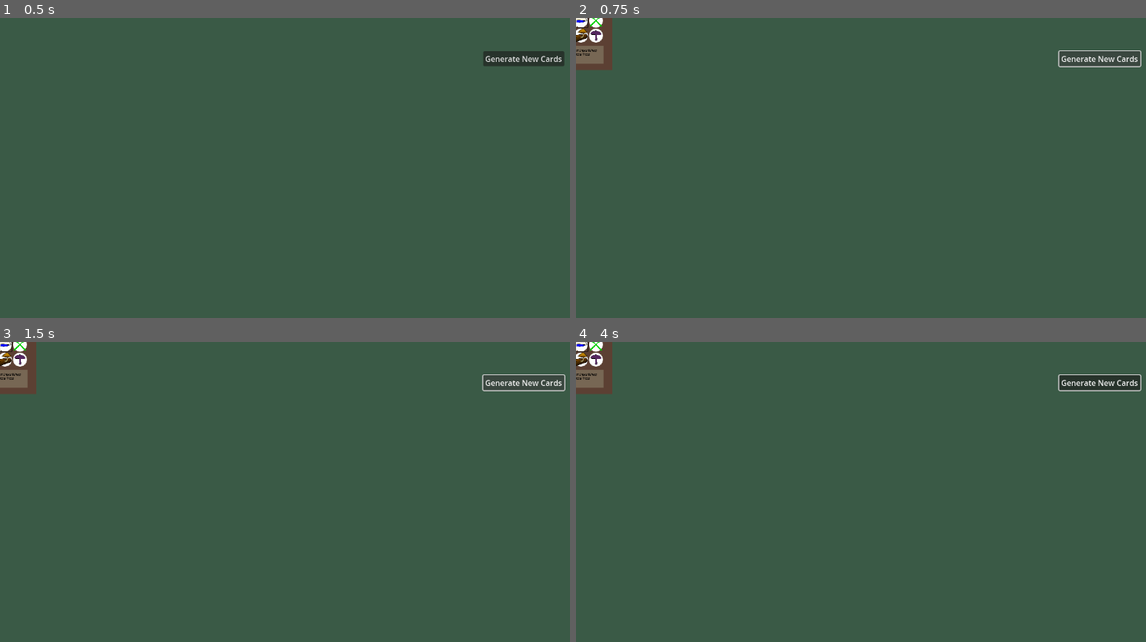
Above: before the commit, frames 1-4 (two rows, left to right).
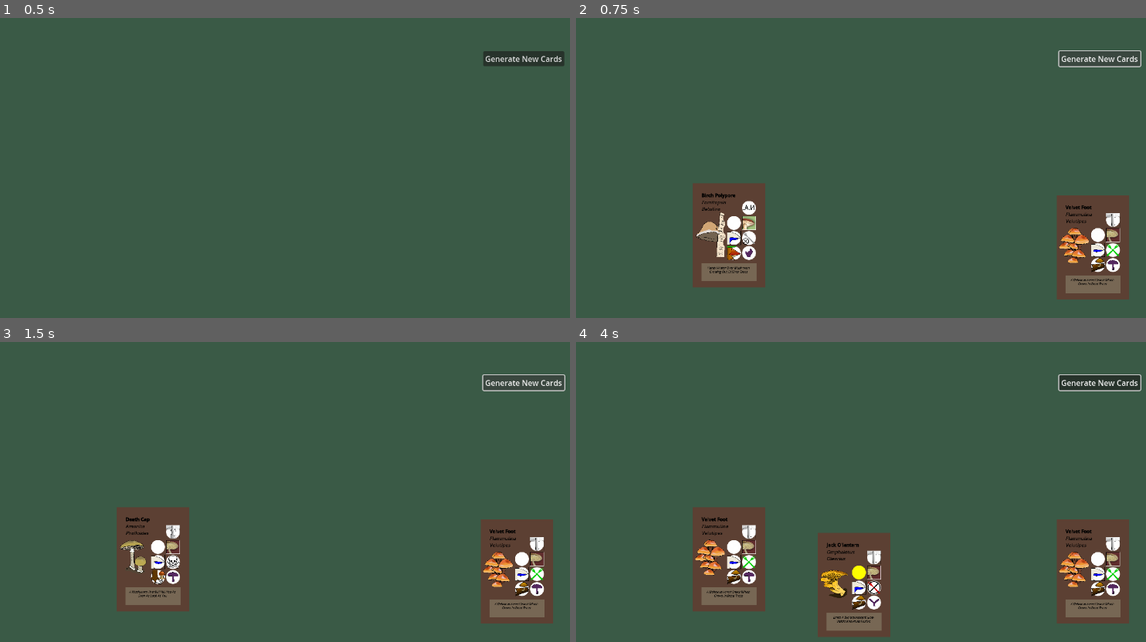
Above: after the commit, the same moments.

Repository: cyschneck/enoki-dokie
Game: Godot game, scene res://scenes/main.tscn
Two runs of this game, one before a commit and one after it. Both use one fixed random seed, a clock stepped at 60 frames per second and the inputs below.
Inputs (mouse positions are in pixels of both pictures, inside the frame that each line leads up to):
- Up to frame 1 (0.5 s): no input
- Up to frame 2 (0.75 s): click "Generate New Cards" at 0.5 s
- Up to frame 3 (1.5 s): click "Generate New Cards" at 1.25 s
- Up to frame 4 (4 s): click "Generate New Cards" at 2 s; tap Enter at 2.75 s; move the mouse to (1020, 498) at 2.77 s; click (1020, 498) at 2.92 s; tap Space at 3.5 s; drag from (764, 534) to (855, 585) at 3.52 s

Frame 1 is identical in both runs. In frame 2, 9.8% of the frame differs, in the area x 0-98%, y 0-94%; in frame 3, 9.8%; in frame 4, 14%, in the area x 0-98%, y 0-99%.

Commit message:
fix dragging, set card's global position

Diff:
--- a/enoki-dokie/project.godot
+++ b/enoki-dokie/project.godot
@@ -15,6 +15,10 @@
 config/features=PackedStringArray("4.3", "Mobile")
 config/icon="res://icon.svg"
 
+[autoload]
+
+CardManager="*res://scripts/card_manager.gd"
+
 [display]
 
 window/size/viewport_width=1280
--- a/enoki-dokie/scenes/main.tscn
+++ b/enoki-dokie/scenes/main.tscn
@@ -20,6 +20,7 @@
 
 [node name="Hand" type="Node2D" parent="CardManager"]
 unique_name_in_owner = true
+position = Vector2(317, 451)
 script = ExtResource("2_0v8r3")
 
 [node name="DeathCap" parent="CardManager/Hand" instance=ExtResource("1_6cfgi")]
@@ -43,6 +44,7 @@
 
 [node name="Deck" type="Node2D" parent="CardManager"]
 unique_name_in_owner = true
+position = Vector2(1071, 476)
 script = ExtResource("2_yqnmy")
 
 [node name="DeathCap" parent="CardManager/Deck" instance=ExtResource("1_6cfgi")]
--- a/enoki-dokie/scripts/card_manager.gd
+++ b/enoki-dokie/scripts/card_manager.gd
@@ -3,6 +3,7 @@
 var cards: Dictionary
 
 const MUSHROOM_JSON_DATA = "res://data/mushroom_data.json"
+const CARD = preload("res://scenes/card.tscn") # temp
 
 var card_being_dragged: Node2D
 
@@ -11,14 +12,12 @@
 
 func _process(_delta: float) -> void:
 	if card_being_dragged:
-		#var mouse_position = to_local(get_global_mouse_position())
-		var mouse_position = to_local(get_viewport().get_mouse_position())
-		card_being_dragged.position = mouse_position
+		var mouse_position = get_viewport().get_mouse_position()
+		card_being_dragged.global_position = mouse_position
 
 ## CARD INTERACTION
 func _input(event):
 	if event is InputEventMouseButton and event.button_index == MOUSE_BUTTON_LEFT:
-		#event = make_input_local(event)
 		if event.pressed:
 			# prsesed
 			var card = raycast_check_for_card()
